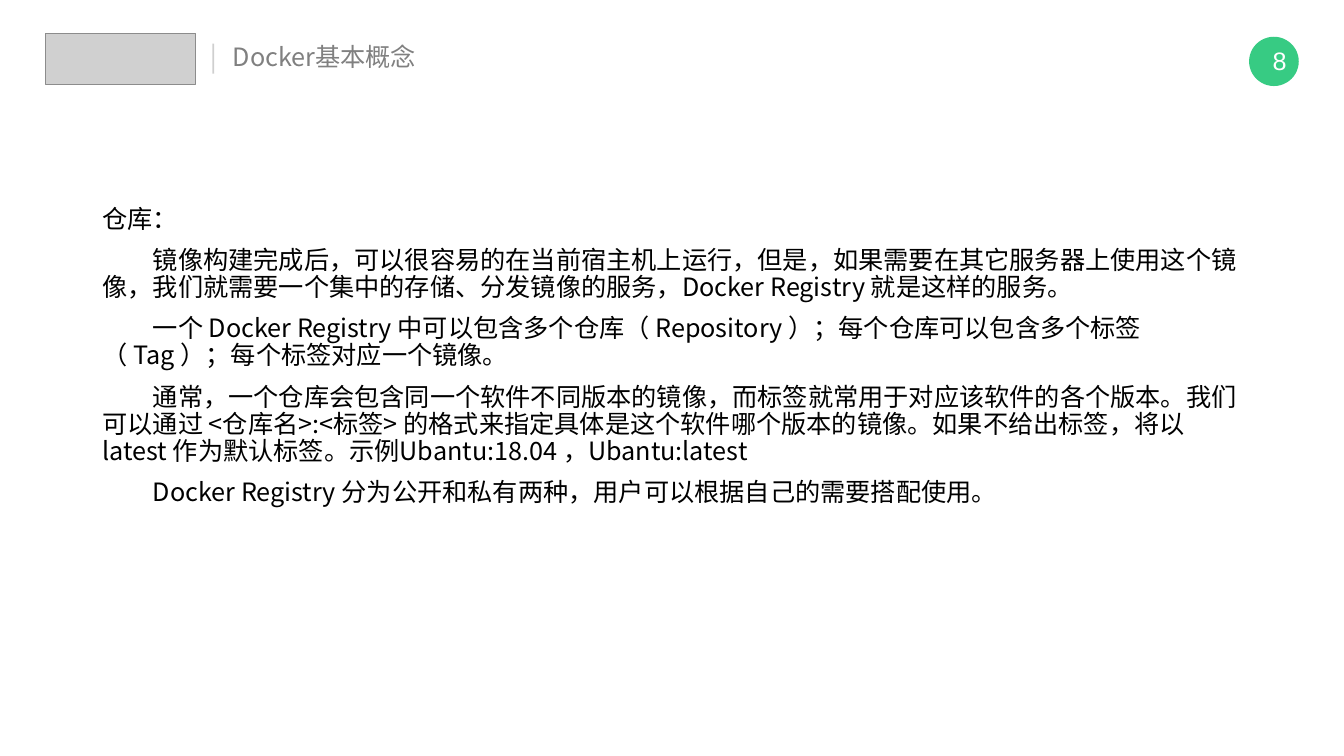
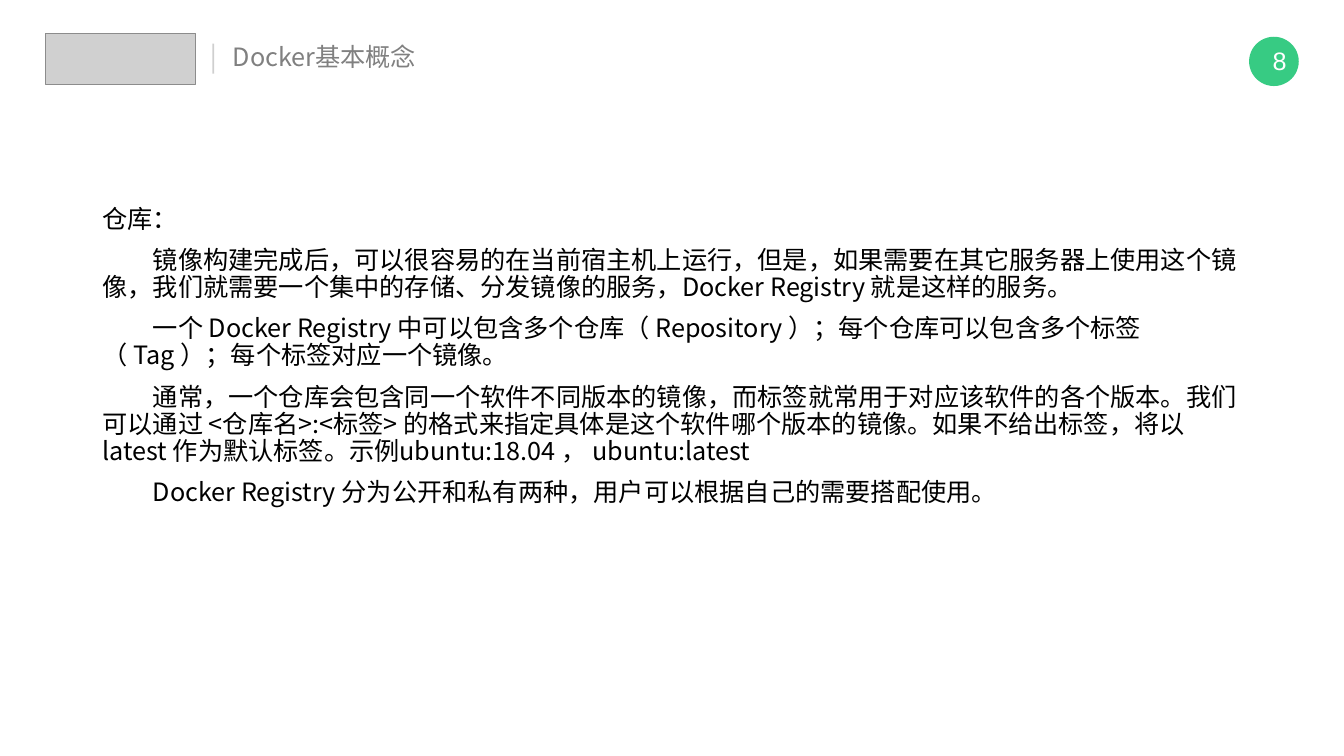
Before and after one commit to IT18Monkey/java-learn-note, a slide deck: slide 10 of 技术分享/浅尝docker.pptx. Drawn at 1344x756 pixels with LibreOffice and Linux fonts; fonts in the diff are those of the drawing; grey boxes stand for pictures. Boxes give left, top, right and bottom in pixels: in the first picture for what was removed or moved away, otherwise in the second. Text is boxed around its words. In the diff, an @@ line names an element or a change of style, - is before the commit and + after.

```diff
--- a/技术分享/浅尝docker.pptx
+++ b/技术分享/浅尝docker.pptx
@@ text at box(102, 384, 1237, 462): text changed @@
-通常，一个仓库会包含同一个软件不同版本的镜像，而标签就常用于对应该软件的各个版本。我们可以通过 <仓库名>:<标签> 的格式来指定具体是这个软件哪个版本的镜像。如果不给出标签，将以 latest 作为默认标签。示例Ubantu:18.04 ，Ubantu:latest
+通常，一个仓库会包含同一个软件不同版本的镜像，而标签就常用于对应该软件的各个版本。我们可以通过 <仓库名>:<标签> 的格式来指定具体是这个软件哪个版本的镜像。如果不给出标签，将以 latest 作为默认标签。示例ubuntu:18.04 ， ubuntu:latest
```
Also in this commit, not shown: 4 other slides changed, 2 slides added, 1 slide removed.
